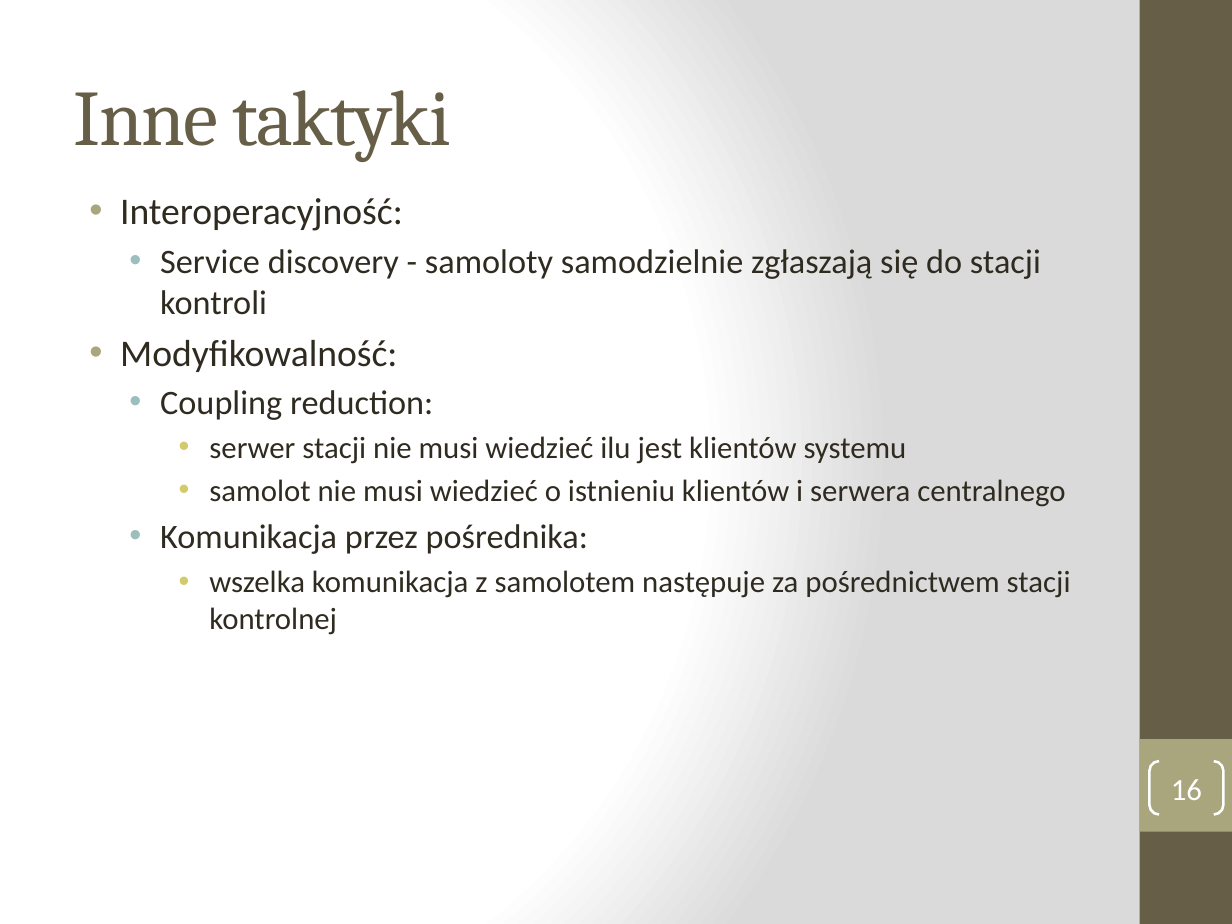
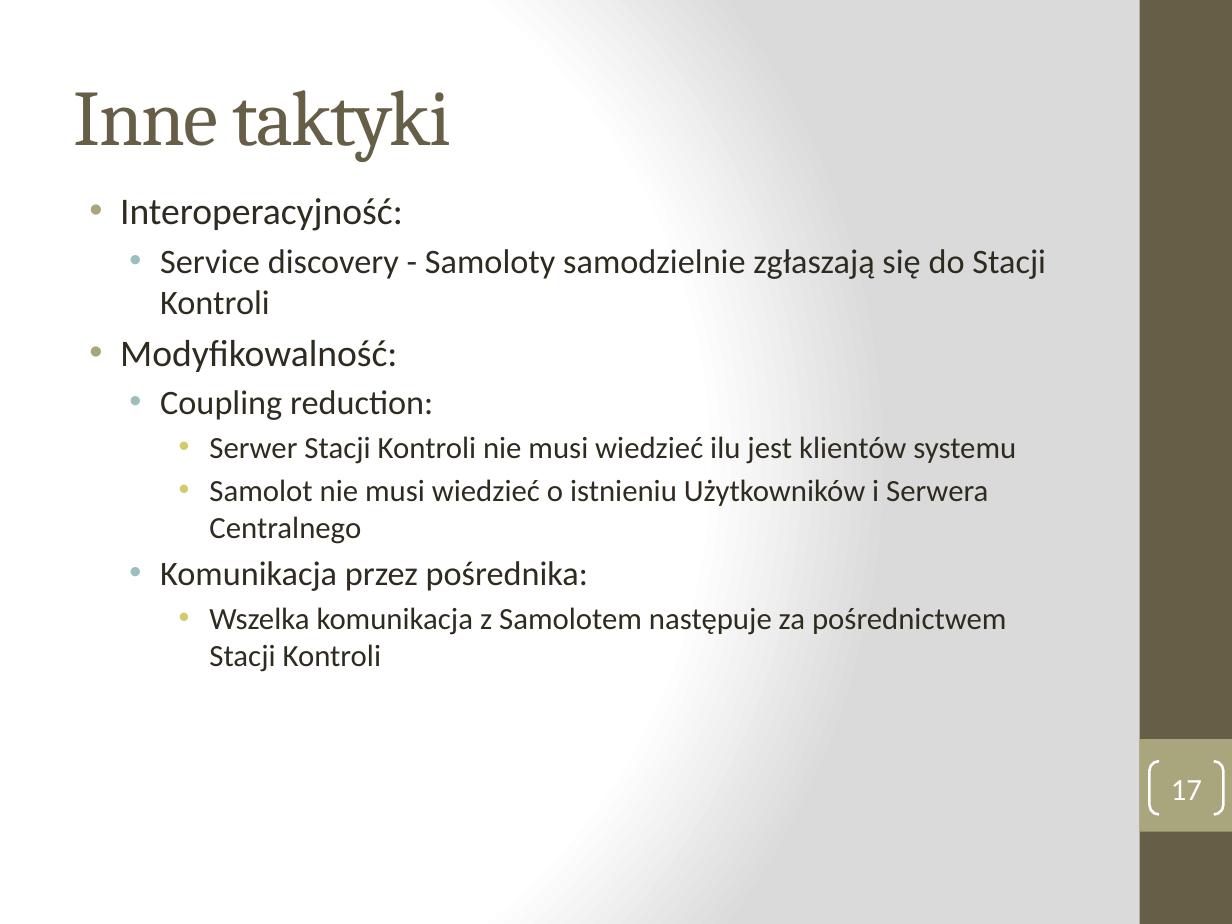
Before and after one commit to manisero/SemesterX, a slide deck: slide 17 of AIS/projekt/etap1/etap1.pptx (slide 16 before the commit). Drawn at 1232x924 pixels with LibreOffice and Linux fonts; fonts in the diff are those of the drawing. Boxes give left, top, right and bottom in pixels: in the first picture for what was removed or moved away, otherwise in the second. Text is boxed around its words. In the diff, an @@ line names an element or a change of style, - is before the commit and + after.

Commit message:
AIS: Added 'System scale' slide

```diff
--- a/AIS/projekt/etap1/etap1.pptx
+++ b/AIS/projekt/etap1/etap1.pptx
@@ text at (160,249,1046,315): text changed @@
-  • Service discovery - samoloty samodzielnie zgłaszają się do stacji kontroli
+  • Service discovery - Samoloty samodzielnie zgłaszają się do Stacji Kontroli
@@ text at (209,436,1016,544): text changed @@
-    • serwer stacji nie musi wiedzieć ilu jest klientów systemu
-    • samolot nie musi wiedzieć o istnieniu klientów i serwera centralnego
+    • Serwer Stacji Kontroli nie musi wiedzieć ilu jest klientów systemu
+    • Samolot nie musi wiedzieć o istnieniu Użytkowników i Serwera Centralnego
@@ text at (209,607,1006,672): text changed @@
-    • wszelka komunikacja z samolotem następuje za pośrednictwem stacji kontrolnej
+    • Wszelka komunikacja z Samolotem następuje za pośrednictwem Stacji Kontroli
@@ page number at (1171,780,1202,800): text changed @@
-16
+17
```
Also in this commit, not shown: 7 other slides changed, 1 slide added.
